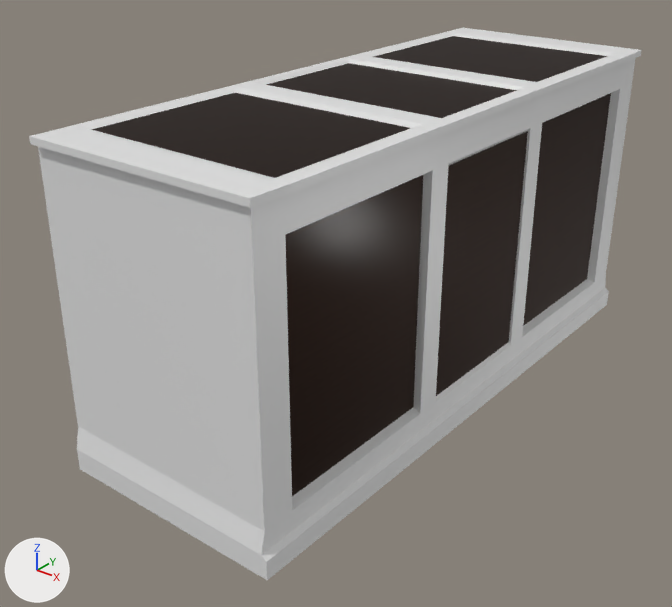
The Blender file Blender Models/DisplayCaseBase.blend: old version first, new version second.
Camera for both pictures: a 50 mm camera at (14.96, -16.38, 9.33) aimed at (2.84, -1.24, -0.06). Arrows for +X, +Y and +Z are at lower left; the lights stay in place.

Script lines for the objects in view, before the commit:
```python
mat_material = principled_material('Material')
mat_material.base_color = (0.8, 0.8, 0.8)  # white #e7e7e7
mat_material.roughness = 0.4
me_cube = bpy.data.meshes.new('Cube')
me_cube.from_pydata(...)  # 79 vertices, 63 faces; spans x 0.12..1.02, y -1.02..-0.01, z -1.0..1.0
# faces by material slot: [59, 4]
me_cube.materials.append(mat_material)  # white #e7e7e7
me_cube.materials.append(mat_material_001)  # picture img_polishedwood_png
ob_cube = bpy.data.objects.new('Cube', me_cube)
ob_cube.location = (0.0, 0.0, 1.25)
ob_cube.scale = (5.9, 7.07, 3.57)
_m = ob_cube.modifiers.new('Mirror', 'MIRROR')
_m.use_axis = (False, True, False)
_m.merge_threshold = 0.065
```
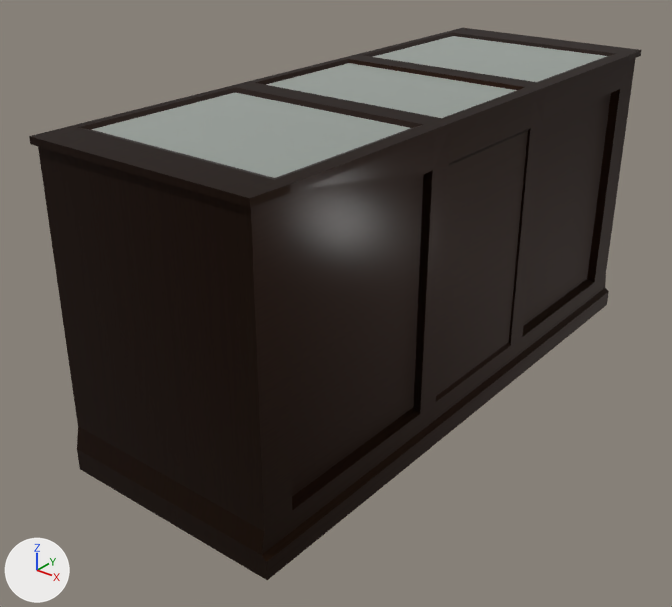
Pixel boxes [x1, y1, x2, y2] of what changed, in the pictures (672 x 607 px):
'Cube', surface changed, recoloured
    both: [29, 28, 642, 580]
part 1 of me_cube, recoloured
    both: [29, 28, 642, 580]
part 2 of me_cube, recoloured (black to grey)
    both: [92, 36, 607, 178]
part 3 of me_cube, recoloured (black to grey)
    both: [266, 63, 517, 118]

Edits to the bpy script that builds the scene:
```text
Add img_metal_png:
    img_metal_png = load_image('Metal.png', '../Textures/Metal.png', 1080, 1080, 'sRGB')
Change mat_material:
    remove # nodes: BsdfPrincipled, OutputMaterial
    nodes: BsdfPrincipled, Mix, OutputMaterial, TexImage
    colours: white #eeeeee, black #00270b, dark green #062c03
    uses the picture img_metal_png
Change me_cube:
    where me_cube.from_pydata(...)  # 79 vertices, 63 faces; spans x 0.12..1.02, y -1.02..-0.01, z -1.0..1.0
    used by ob_cube; location = (0.0, 0.0, 1.25); scale = (5.9, 7.07, 3.57)
    me_cube part 1: all 59 faces that had it switch from mat_material (white #e7e7e7) to mat_material_001 (picture img_polishedwood_png)
    me_cube part 2: the 1 face centred in x 0.56, y -0.6, z 0.99 switches from mat_material_001 (picture img_polishedwood_png) to mat_material
    me_cube part 3: the 1 face centred in x 0.56, y -0.12, z 0.98 switches from mat_material_001 (picture img_polishedwood_png) to mat_material
```
